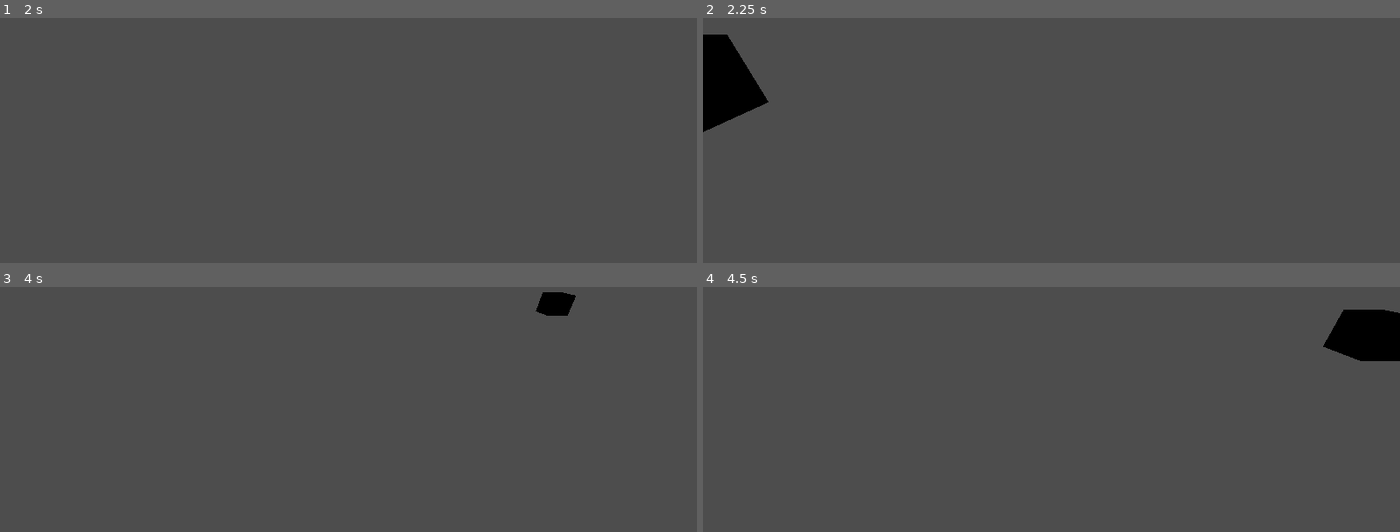
Above: before the commit, frames 1-4 (two rows, left to right).
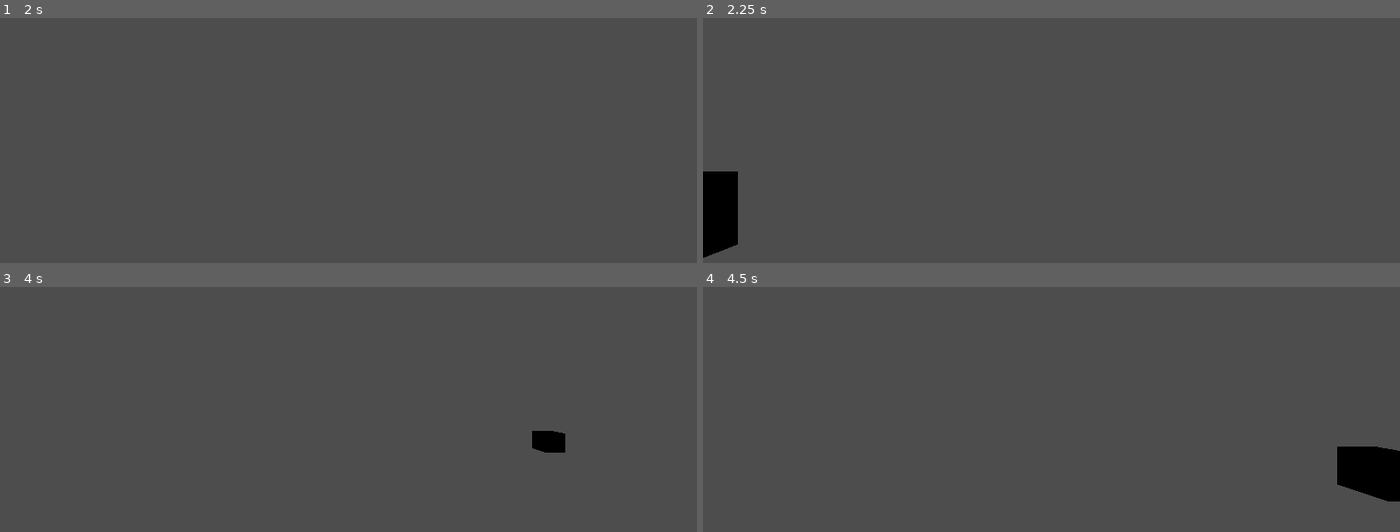
Above: after the commit, the same moments.

Repository: ktosox/StyleCopy
Game: Godot game, scene res://StyleScenes/Test/example.tscn
The game is run twice, just before and just after one commit, with the same random seed, the same clock (stepped at 60 frames per second) and the same inputs. The project has no main scene, so this scene is started directly.
Inputs (mouse positions are in pixels of both pictures, inside the frame that each line leads up to):
- Up to frame 1 (2 s): tap Enter (reset) at 0.5, 1.25 s; move the mouse to (501, 101) at 0.52 s; hold D (right) 0.53-1.28 s; hold W (in) 0.53-1.28 s; tap Down (out) at 0.8, 1.35 s; move the mouse to (209, 140) at 1.27 s; hold Shift (down) from 1.28 s (still down); click (209, 140) at 1.55 s
- Up to frame 2 (2.25 s): tap Enter (reset) at 2 s; move the mouse to (1121, 35) at 2.02 s; release Shift (down) at 2.03 s; press the mouse at (1121, 35) at 2.03 s; hold D (right) from 2.03 s (still down)
- Up to frame 3 (4 s): tap W (in) at 2.3, 2.85 s; tap Enter (reset) at 2.75, 3.5 s; move the mouse to (313, 468) at 2.77 s; release D (right) at 2.78 s; release the mouse at (313, 468) at 2.78 s; hold Space (up) 2.78-3.53 s; tap Down (out) at 3.05 s; move the mouse to (557, 448) at 3.52 s; hold Left (left) from 3.53 s (still down); hold Down (out) from 3.53 s (still down); click (557, 448) at 3.8 s
- Up to frame 4 (4.5 s): keep holding Left (left); tap Enter (reset) at 4.15 s; move the mouse to (842, 331) at 4.27 s; release Down (out) at 4.28 s; click (842, 331) at 4.35 s

Frame 1 is identical in both runs. In frame 2, 4.0% of the frame differs, in the area x 0-10%, y 6-98%; in frame 3, 0.8%; in frame 4, 3.7%.

Commit message:
tried expanding on the controller
screen rotation with mouse is more of a faf that I expected

Diff:
--- a/Project/AdminStuff/camera_controller.gd
+++ b/Project/AdminStuff/camera_controller.gd
@@ -4,17 +4,30 @@
 
 @export var speed = 24.0
 
+var dragMousePos
+var dragStartPos
+var dragging = false
 # Called when the node enters the scene tree for the first time.
 func _ready():
+	$ScreenRef.get_local_mouse_position()
 	pass # Replace with function body.
 
 func _input(event):
 	if event.is_action_pressed("reset"):
 		global_transform = initalCameraState
+	if event.is_action_pressed("LMB") and !dragging:
+		dragging = true
+		dragStartPos = $ScreenRef.get_local_mouse_position()
+	if event.is_action_released("LMB"):
+		dragging = false
 
 # Called every frame. 'delta' is the elapsed time since the previous frame.
 func _process(delta):
 	position.x +=( int(Input.is_action_pressed("right")) - int(Input.is_action_pressed("left")) ) * speed * delta
 	position.z +=( int(Input.is_action_pressed("out")) - int(Input.is_action_pressed("in")) ) * speed * delta
 	position.y +=( int(Input.is_action_pressed("up")) - int(Input.is_action_pressed("down")) ) * speed * delta
-	pass
+
+	if dragging :
+		dragMousePos = $ScreenRef.get_local_mouse_position()
+		rotation.y = (dragMousePos.x - dragStartPos.x) * 0.005
+		rotation.x = (dragMousePos.y - dragStartPos.y) * 0.005
--- a/Project/AdminStuff/camera_controller.tscn
+++ b/Project/AdminStuff/camera_controller.tscn
@@ -5,3 +5,7 @@
 [node name="CameraController" type="Camera3D"]
 current = true
 script = ExtResource("1_rbnp6")
+
+[node name="ScreenRef" type="Control" parent="."]
+layout_mode = 3
+anchors_preset = 0
--- a/Project/AdminStuff/welcome_screen.gd
+++ b/Project/AdminStuff/welcome_screen.gd
@@ -1,5 +1,9 @@
 extends Control
 
+# list all the scenes from the StyleScenes folder
+# display them in an easy to select way
+
+@export var ScenesGoHere : Array[NodePath]
 
 # Called when the node enters the scene tree for the first time.
 func _ready():
--- a/Project/project.godot
+++ b/Project/project.godot
@@ -60,3 +60,8 @@
 "events": [Object(InputEventKey,"resource_local_to_scene":false,"resource_name":"","device":-1,"window_id":0,"alt_press …(182 unchanged characters)…
 ]
 }
+LMB={
+"deadzone": 0.5,
+"events": [Object(InputEventMouseButton,"resource_local_to_scene":false,"resource_name":"","device":-1,"window_id":0,"alt_pressed":false,"shift_pressed":false,"ctrl_pressed":false,"meta_pressed":false,"button_mask":0,"position":Vector2(0, 0),"global_position":Vector2(0, 0),"factor":1.0,"button_index":1,"canceled":false,"pressed":false,"double_click":false,"script":null)
+]
+}
Not shown, changed: Goals.txt
